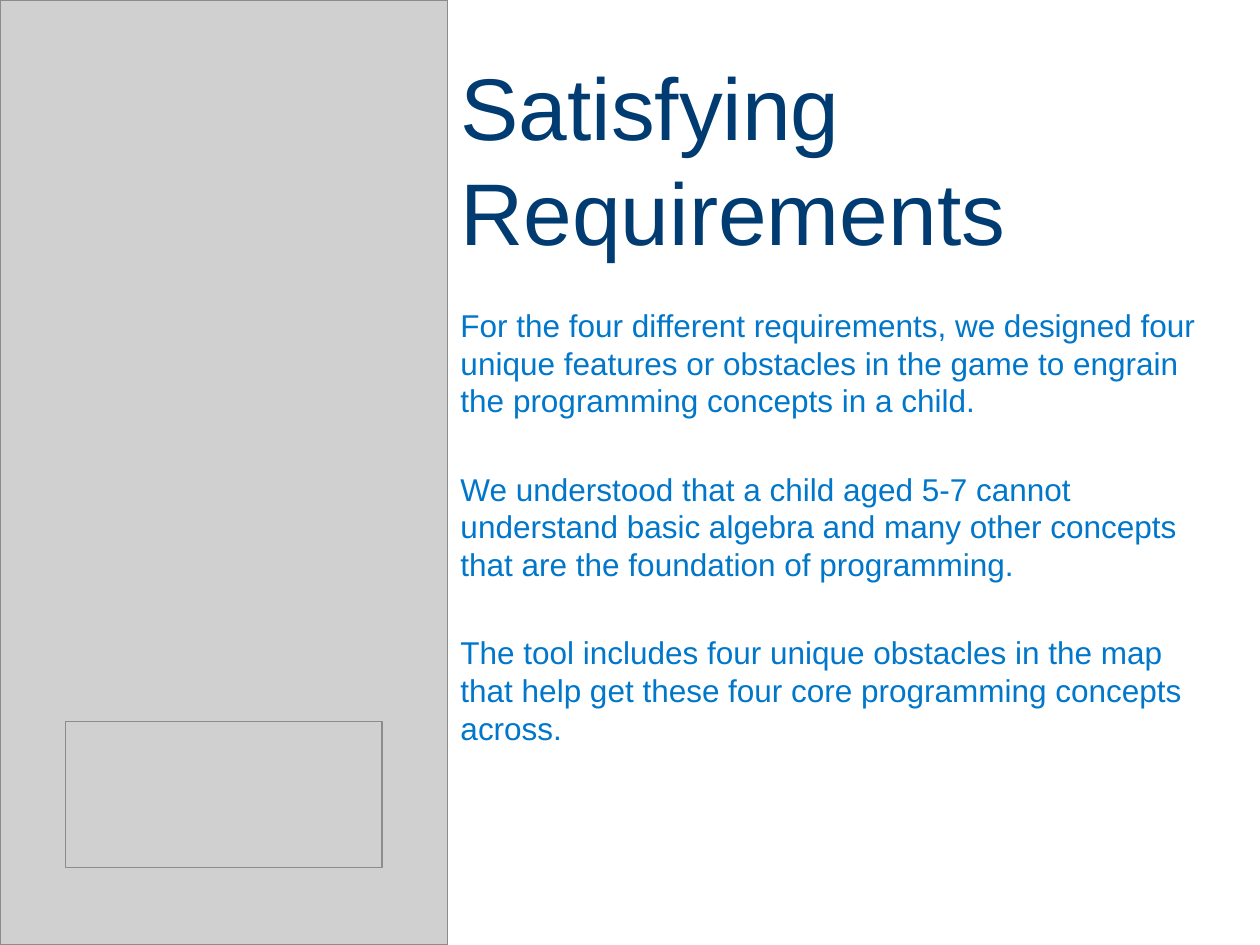
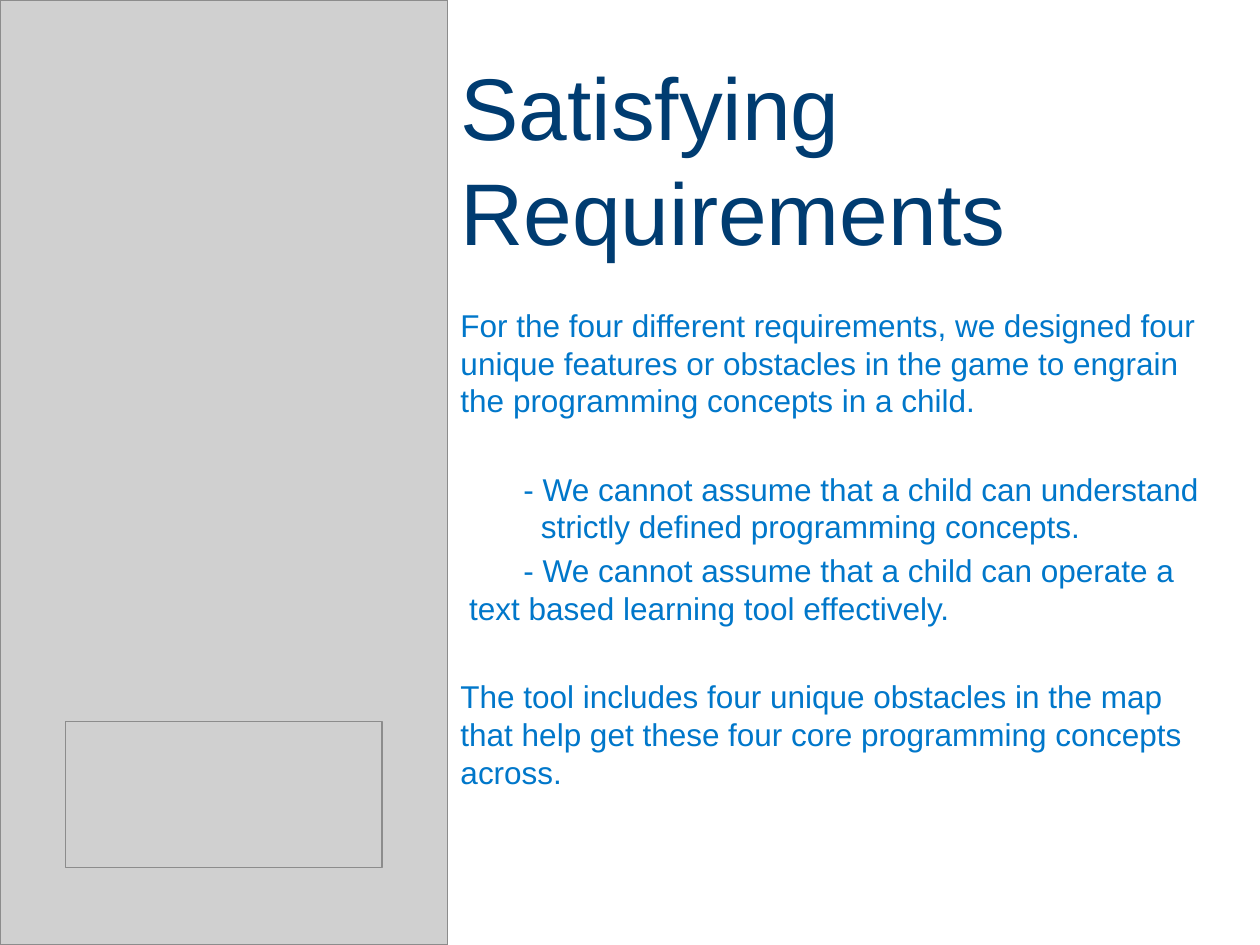
Before and after one commit to sealneaward/bob-the-bunny, a slide deck: slide 7 of Presentation/Bob The Bunny.pptx. Drawn at 1260x945 pixels with LibreOffice and Linux fonts; fonts in the diff are those of the drawing; grey boxes stand for pictures. Boxes give left, top, right and bottom in pixels: in the first picture for what was removed or moved away, otherwise in the second. Text is boxed around its words. In the diff, an @@ line names an element or a change of style, - is before the commit and + after.

```diff
--- a/Presentation/Bob The Bunny.pptx
+++ b/Presentation/Bob The Bunny.pptx
@@ subtitle at <box>469,478,1199,626</box>: text changed @@
-We understood that a child aged 5-7 cannot understand basic algebra and many other concepts that are the foundation of programming.
+- We cannot assume that a child can understand strictly defined programming concepts.
+- We cannot assume that a child can operate a text based learning tool effectively.
```
Also in this commit, not shown: 6 other slides changed, 2 slides added, 1 slide removed.
